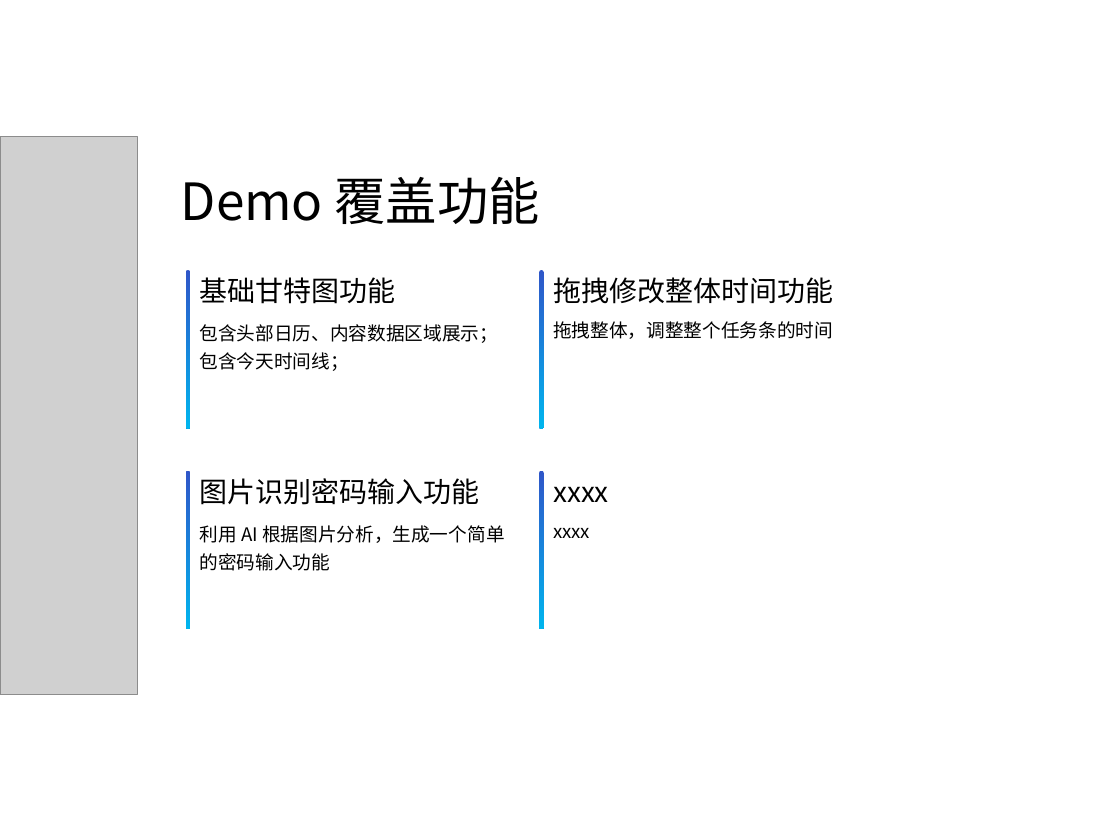
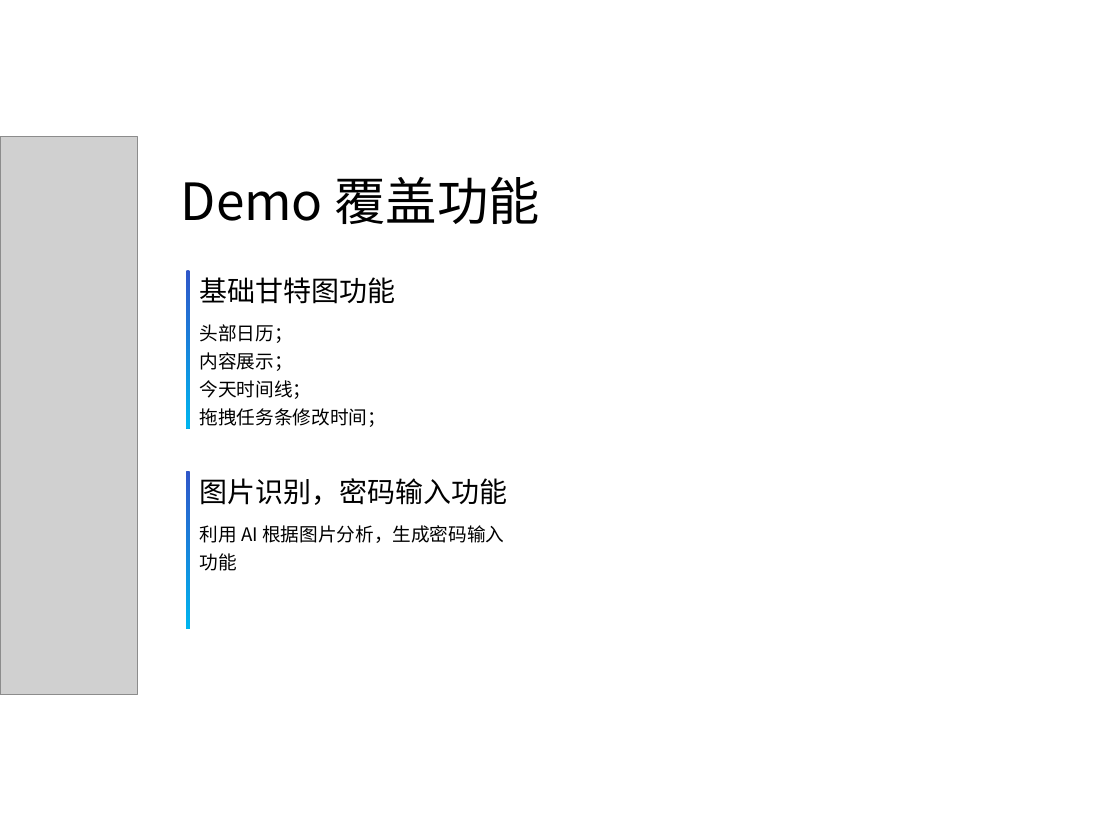
Before and after one commit to qq986063761/study, a slide deck: slide 12 of 分享/AI编程/AI编程分享.pptx. Drawn at 1120x840 pixels with LibreOffice and Linux fonts; fonts in the diff are those of the drawing; grey boxes stand for pictures. Boxes give left, top, right and bottom in pixels: in the first picture for what was removed or moved away, otherwise in the second. Text is boxed around its words. In the diff, an @@ line names an element or a change of style, - is before the commit and + after.

```diff
--- a/分享/AI编程/AI编程分享.pptx
+++ b/分享/AI编程/AI编程分享.pptx
@@ text at (200,324,386,427): text changed @@
-包含头部日历、内容数据区域展示；
-包含今天时间线；
+头部日历；
+内容展示；
+今天时间线；
+拖拽任务条修改时间；
@@ text at (200,478,508,505): text changed @@
-图片识别密码输入功能
+图片识别，密码输入功能
@@ text at (200,525,504,571): text changed @@
-利用 AI 根据图片分析，生成一个简单的密码输入功能
+利用 AI 根据图片分析，生成密码输入功能
@@ group removed at (539,270,833,629): 4 texts, 2 freeform shapes @@
-拖拽修改整体时间功能
-拖拽整体，调整整个任务条的时间
-xxxx
-xxxx
```
Also in this commit, not shown: 8 other slides changed.
